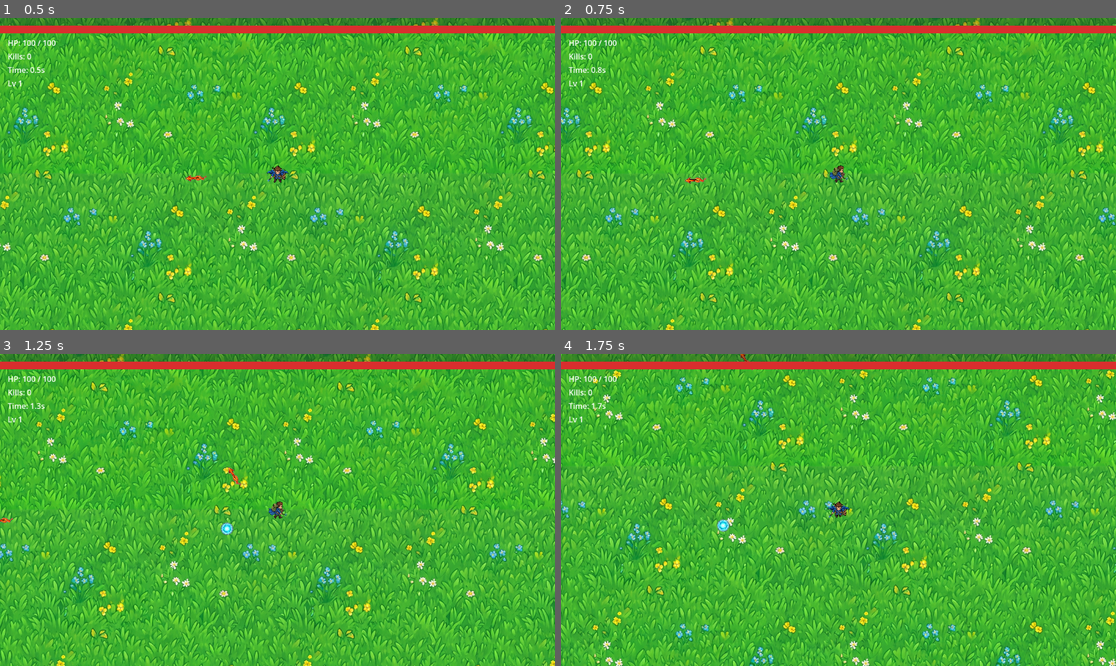
Above: before the commit, frames 1-4 (two rows, left to right).
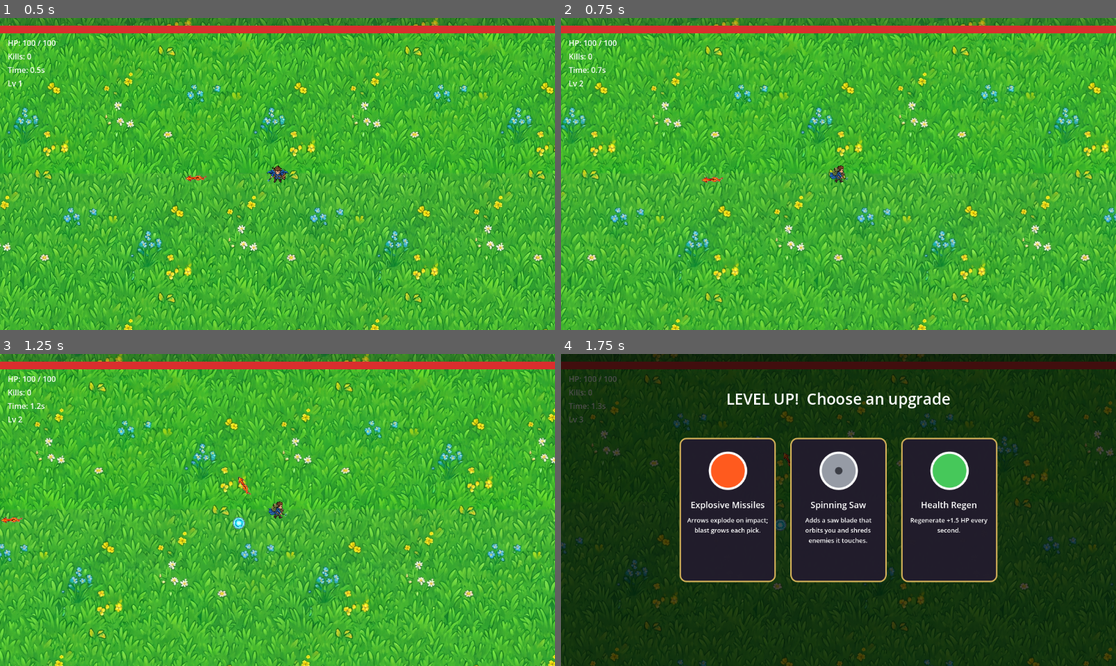
Above: after the commit, the same moments.

Repository: SummerEngine/template-2d-vampire-survivor-roguelike
Game: Godot game, scene res://main.tscn
Same seed, same stepped clock (60 frames per second), same inputs: the game is played once before the commit and once after it.
Inputs (mouse positions are in pixels of both pictures, inside the frame that each line leads up to):
- Up to frame 1 (0.5 s): no input
- Up to frame 2 (0.75 s): tap Enter at 0.5 s; move the mouse to (960, 158) at 0.52 s; hold D from 0.53 s (still down); tap L at 0.6 s; click (960, 158) at 0.67 s
- Up to frame 3 (1.25 s): keep holding D
- Up to frame 4 (1.75 s): move the mouse to (727, 525) at 1.27 s; release D at 1.28 s; hold S from 1.28 s (still down); tap L at 1.35 s

Frame 1 is identical in both runs. In frame 2, 40% of the frame differs, in the area x 0-100%, y 0-100%; in frame 3, 35%; in frame 4, 100%.

Commit message:
feat: debug key L to force a level-up
Press L (when alive) to grant just enough XP for one level-up, popping the
reward card screen — handy for testing upgrades.

Co-Authored-By: Claude Opus 4.8 (1M context) <noreply@anthropic.com>

Diff:
--- a/scripts/level_system.gd
+++ b/scripts/level_system.gd
@@ -27,6 +27,10 @@
 func add_xp_rate(amount: float) -> void:
 	xp_per_sec += amount
 
+## Debug: grant just enough XP to trigger one level-up.
+func debug_level_up() -> void:
+	add_xp(maxi(1, xp_to_next - xp))
+
 func add_xp(amount: int) -> void:
 	xp += amount
 	while xp >= xp_to_next:
--- a/scripts/main.gd
+++ b/scripts/main.gd
@@ -66,6 +66,12 @@
 	_on_player_health_changed(player.max_health, player.max_health)
 	kills_label.text = "Kills: 0"
 	_update_time()
+
+func _input(event: InputEvent) -> void:
+	# Debug: press L to force a level-up (shows the reward cards).
+	if event is InputEventKey and event.pressed and not event.echo and event.keycode == KEY_L:
+		if not is_game_over:
+			level_system.debug_level_up()
 
 func _process(delta: float) -> void:
 	if is_game_over:
